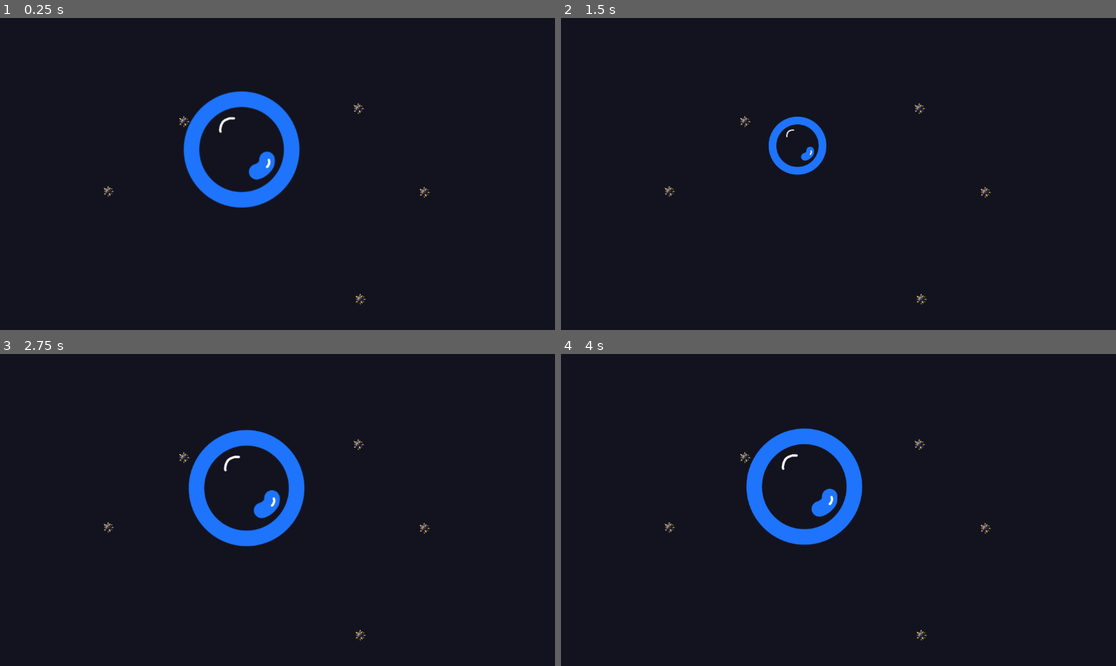
Above: before the commit, frames 1-4 (two rows, left to right).
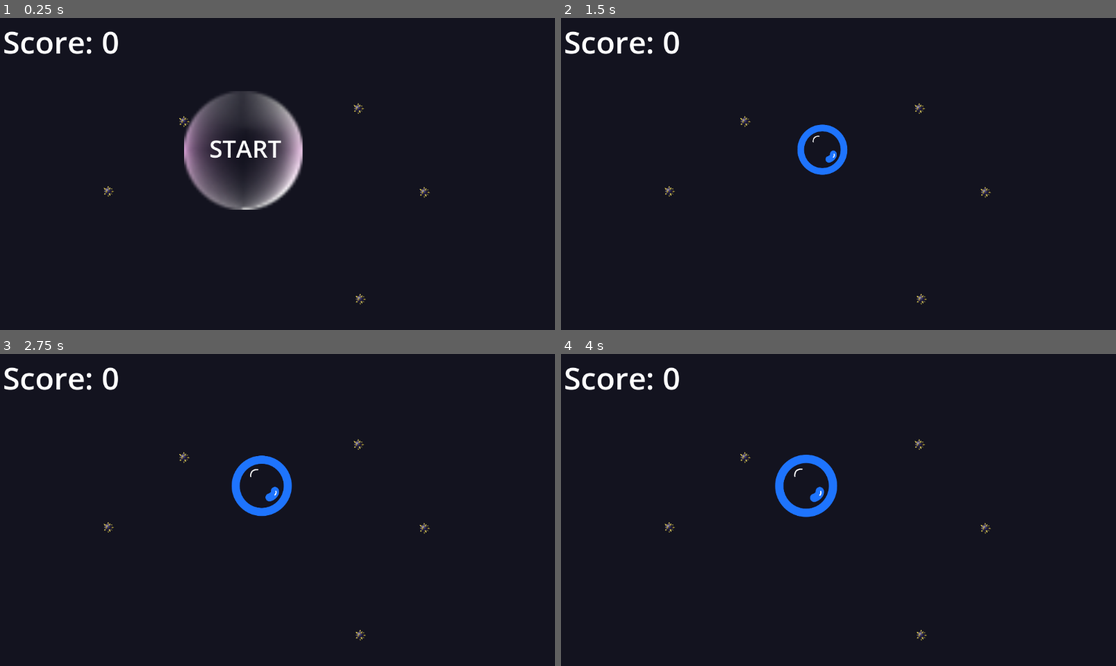
Above: after the commit, the same moments.

Repository: AlinaWithAFace/ggj-2025
Game: Godot game, scene res://root.tscn
The game is run twice, just before and just after one commit, with the same random seed, the same clock (stepped at 60 frames per second) and the same inputs.
Inputs (mouse positions are in pixels of both pictures, inside the frame that each line leads up to):
- Up to frame 1 (0.25 s): no input
- Up to frame 2 (1.5 s): click (816, 161) at 0.5 s, where only the run after the commit has a clickable "START"; tap Down (deflate_bubble) at 1.35 s
- Up to frame 3 (2.75 s): tap Up (inflate_bubble) at 2.1 s
- Up to frame 4 (4 s): tap Down (deflate_bubble) at 2.85 s; tap Up (inflate_bubble) at 3.6 s

The runs differ from the first frame. In frame 1, 6.1% of the frame differs, in the area x 0-55%, y 4-62%; in frame 2, 1.9%; in frame 3, 4.3%; in frame 4, 4.5%.

Commit message:
game flow

Diff:
--- a/Root.gd
+++ b/Root.gd
@@ -1,10 +1,18 @@
 extends Node2D
+
+class_name Root
 
 @export var speed: float = 0
 @export var distance: float = 0
 @export var accel: float = 0
 @export var backdrop: Sprite2D = null
 @export var gameover: Sprite2D = null
+@export var bubble: Bubble = null
+@export var start_button: TextureButton = null
+@export var score_label: Label = null
+
+var started = false
+
 
 # Called when the node enters the scene tree for the first time.
 func _ready() -> void:
@@ -12,25 +20,43 @@
 	distance = 0;
 	gameover.hide()
 
+	bubble.hide()
+	start_button.show()
+
 	 # Replace with function body.
 
 
 # Called every frame. 'delta' is the elapsed time since the previous frame.
 func _process(delta: float) -> void:
+	if(started):
+		var spriteY = 1000 - distance;
+		speed = bubble.size * bubble.size;
+		distance += speed * delta
 
-	var spriteY = 1000 - distance;
-	speed += accel * delta
-	distance += speed * delta
-	print(distance)
+		var pos = backdrop.region_rect.position;
+		pos.y = spriteY
 
-	var pos = backdrop.region_rect.position;
-	pos.y = spriteY
-
-	backdrop.region_rect.position = pos;
+		backdrop.region_rect.position = pos;
+		score_label.text = "Score: %s" % floor(distance)
 
 
 func _on_bubble_popped() -> void:
-	speed = 0
-	accel = 0
-	gameover.show()
+	if(started):
+		speed = 0
+		accel = 0
+		#gameover.show()
+		bubble.hide()
+		start_button.show()
+		started = false
+
+
 	pass # Replace with function body.
+
+func _on_texture_button_pressed() -> void:
+	started = true
+	gameover.hide()
+	start_button.hide()
+	bubble.show()
+	bubble.reset()
+	distance = 0
+	pass # Replace with function body.
--- a/bubble-controller.gd
+++ b/bubble-controller.gd
@@ -1,22 +1,53 @@
 extends CharacterBody2D
+
+class_name Bubble
 
 @export var audio: AudioStream = null
 
 @export var bubble_scale : Vector2 = Vector2(0,0)
 
 @export var bubble_body : Node2D = null
+@export var bubble_shape : CollisionShape2D = null;
+
+@export var SCALE_SPEED : float = 8;
+
+
 
 signal popped
+
+var size:
+	get:
+		return curr_scale
+
+
+var curr_scale:float = 1
+var target_scale:float = 1
+var started: bool = false
+var start_pos: Vector2 = Vector2.ZERO
+
+
+func reset():
+	target_scale = .5
+	curr_scale = .5
+	scale = Vector2.ONE
+	started = true
+	position = start_pos
 
 
 # Called when the node enters the scene tree for the first time.
 func _ready() -> void:
 #	bubble_scale = bubble_body.scale
+	start_pos = position
 	pass # Replace with function body.
 
 
+var time: float = 0
+
 # Called every frame. 'delta' is the elapsed time since the previous frame.
 func _process(delta: float) -> void:
+	if(!started):
+		return
+
 	if Input.is_action_just_pressed("inflate_bubble"):
 		_start_inflate_bubble()
 
@@ -29,12 +60,24 @@
 	if Input.is_action_just_released("deflate_bubble"):
 		_stop_deflate_bubble()
 
+	time+=delta* 2;
+	var sine_val:Vector2 = Vector2(sin(time), 0)
+
+	curr_scale = lerp(curr_scale, target_scale, delta * SCALE_SPEED)
+
+	scale = Vector2(curr_scale, curr_scale)
+
+	var collision = move_and_collide(sine_val)
+	if collision:
+		pop()
+
 	pass
 
 func _start_inflate_bubble():
 	print("inflate bubble")
 
-	bubble_body.apply_scale(Vector2(2,2))
+	target_scale *= 1.3;
+
 	audio.instantiate_playback()
 
 	bubble_scale = bubble_body.scale
@@ -46,7 +89,7 @@
 
 func _start_deflate_bubble():
 	print("deflate bubble")
-	bubble_body.apply_scale(Vector2(.5,.5))
+	target_scale *= 0.8
 #	audio.instantiate_playback()
 	pass
 
@@ -56,4 +99,5 @@
 	pass
 
 func pop():
+	started = false
 	popped.emit()
--- a/bubble/bubble-node-2d.tscn
+++ b/bubble/bubble-node-2d.tscn
@@ -45,15 +45,17 @@
 [sub_resource type="CircleShape2D" id="CircleShape2D_y00x3"]
 radius = 122.037
 
-[node name="Bubble" type="CharacterBody2D" node_paths=PackedStringArray("bubble_body")]
+[node name="Bubble" type="CharacterBody2D" node_paths=PackedStringArray("bubble_body", "bubble_shape")]
 script = ExtResource("1_xkymh")
 audio = ExtResource("2_6eups")
 bubble_body = NodePath("BubbleBody")
+bubble_shape = NodePath("CollisionShape2D")
 
 [node name="BubbleBody" type="Sprite2D" parent="."]
 texture = ExtResource("1_6rwhg")
 
 [node name="AnimationPlayer" type="AnimationPlayer" parent="."]
+active = false
 libraries = {
 "": SubResource("AnimationLibrary_c42dt")
 }
--- a/obstacles/obstacle.gd
+++ b/obstacles/obstacle.gd
@@ -14,6 +14,7 @@
 
 
 func _on_rigid_body_2d_body_entered(body: Node) -> void:
+	print("POPPPING")
 	if(body.has_method("pop")):
 		body.pop()
 	pass # Replace with function body.
--- a/obstacles/spike_ball.tscn
+++ b/obstacles/spike_ball.tscn
@@ -5,17 +5,19 @@
 
 [sub_resource type="CircleShape2D" id="CircleShape2D_80vsu"]
 
-[node name="Obstacle" type="Node2D"]
+[node name="SpikeBall" type="Node2D"]
 script = ExtResource("1_re7f3")
 
-[node name="RigidBody2D" type="RigidBody2D" parent="."]
+[node name="Spike" type="RigidBody2D" parent="."]
 gravity_scale = 0.0
+contact_monitor = true
+max_contacts_reported = 1
 
-[node name="CollisionShape2D" type="CollisionShape2D" parent="RigidBody2D"]
+[node name="CollisionShape2D" type="CollisionShape2D" parent="Spike"]
 shape = SubResource("CircleShape2D_80vsu")
 
-[node name="SpikeBall3" type="Sprite2D" parent="RigidBody2D"]
+[node name="SpikeBall3" type="Sprite2D" parent="Spike"]
 scale = Vector2(0.025, 0.025)
 texture = ExtResource("2_60d8n")
 
-[connection signal="body_entered" from="RigidBody2D" to="." method="_on_rigid_body_2d_body_entered"]
+[connection signal="body_entered" from="Spike" to="." method="_on_rigid_body_2d_body_entered"]
--- a/root.tscn
+++ b/root.tscn
@@ -6,12 +6,23 @@
 [ext_resource type="PackedScene" uid="uid://cdvoaeft5jym6" path="res://bubble/bubble-node-2d.tscn" id="4_q86o0"]
 [ext_resource type="Texture2D" uid="uid://hiwe8cvn0x03" path="res://gameover.png" id="6_g1wva"]
 [ext_resource type="PackedScene" uid="uid://db3v7nkf80qxn" path="res://obstacles/spike_ball.tscn" id="6_sfqoe"]
+[ext_resource type="Texture2D" uid="uid://cu14wgg5jv0c8" path="res://elizabeth/bubble1.png" id="6_v76gy"]
+[ext_resource type="Texture2D" uid="uid://bleftpg85tlm7" path="res://elizabeth/bubble3.png" id="8_w3kwx"]
 
-[node name="Root" type="Node2D" node_paths=PackedStringArray("backdrop", "gameover")]
+[sub_resource type="LabelSettings" id="LabelSettings_ey8y3"]
+font_size = 64
+
+[sub_resource type="LabelSettings" id="LabelSettings_tut2x"]
+font_size = 64
+
+[node name="Root" type="Node2D" node_paths=PackedStringArray("backdrop", "gameover", "bubble", "start_button", "score_label")]
 script = ExtResource("1_mqs1h")
 accel = 10.0
 backdrop = NodePath("Backdrop")
 gameover = NodePath("Gameover")
+bubble = NodePath("Bubble")
+start_button = NodePath("StartButton")
+score_label = NodePath("Label")
 
 [node name="Backdrop" type="Sprite2D" parent="."]
 position = Vector2(-621, -207)
@@ -49,4 +60,32 @@
 scale = Vector2(4.16, 2.12)
 texture = ExtResource("6_g1wva")
 
+[node name="StartButton" type="TextureButton" parent="."]
+offset_left = -754.0
+offset_top = -500.0
+offset_right = -699.0
+offset_bottom = -445.0
+scale = Vector2(5.24448, 5.24448)
+texture_normal = ExtResource("6_v76gy")
+texture_pressed = ExtResource("8_w3kwx")
+ignore_texture_size = true
+
+[node name="Label2" type="Label" parent="StartButton"]
+offset_left = 9.53384
+offset_top = 16.2075
+offset_right = 200.534
+offset_bottom = 104.208
+scale = Vector2(0.149168, 0.149168)
+text = "START"
+label_settings = SubResource("LabelSettings_ey8y3")
+
+[node name="Label" type="Label" parent="."]
+offset_left = -1130.0
+offset_top = -647.0
+offset_right = -1009.0
+offset_bottom = -602.0
+text = "Score: 0"
+label_settings = SubResource("LabelSettings_tut2x")
+
 [connection signal="popped" from="Bubble" to="." method="_on_bubble_popped"]
+[connection signal="pressed" from="StartButton" to="." method="_on_texture_button_pressed"]
Binary file changed: elizabeth/bubble1.png
Not shown: 1 places in root.tscn that only renumber resources
